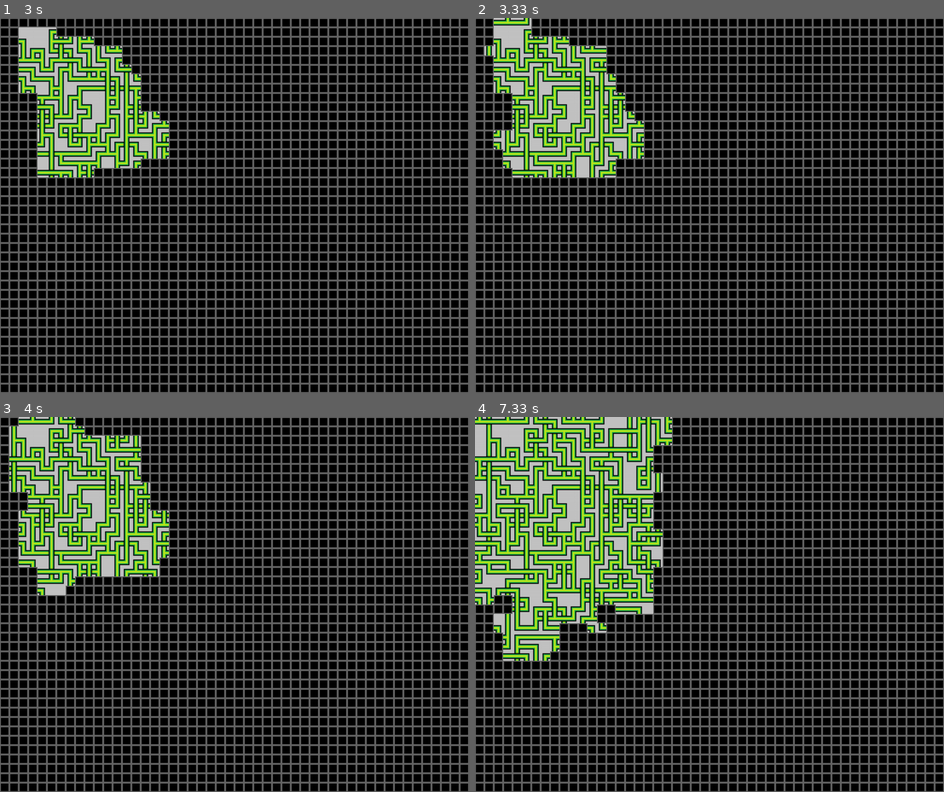
Above: before the commit, frames 1-4 (two rows, left to right).
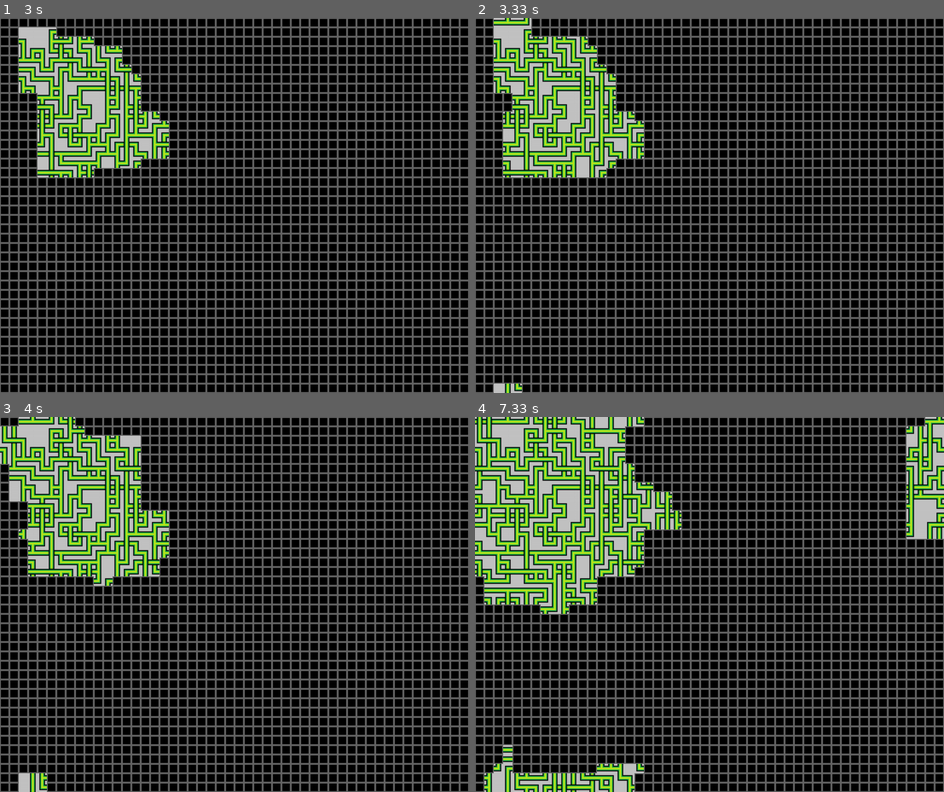
Above: after the commit, the same moments.

Repository: DatHydroGuy/CodingTrain
Game: pygame game, started from Python/wave_function_collapse/main.py
Same seed, same stepped clock (60 frames per second), same inputs: the game is played once before the commit and once after it.
Inputs:
- Up to frame 1 (3 s): no input
- Up to frame 2 (3.33 s): no input
- Up to frame 3 (4 s): no input
- Up to frame 4 (7.33 s): no input

Frame 1 is identical in both runs. In frame 2, 0.8% of the frame differs, in the area x 2-32%, y 5-100%; in frame 3, 2.0%; in frame 4, 13%, in the area x 0-100%, y 0-100%.

Commit message:
Another refactor and added ability to allow output to wrap-around at the edges.

Diff:
--- a/Python/wave_function_collapse/grid.py
+++ b/Python/wave_function_collapse/grid.py
@@ -14,9 +14,8 @@
         self.num_tiles = len(self.tile_set.tiles)
         self.tile_size = tile_set.tile_size
         self.scaling = scaling
-        # self.draw_size = (self.tile_size[0] * self.scaling, self.tile_size[1] * self.scaling)
         self.draw_size = (self.tile_size[0], self.tile_size[1])
-        # self.max_manhattan = width_in_cells + height_in_cells - 1
+        self.wrap = wrap
 
         # Optimise grid structure with numpy arrays
         # -1 indicates not collapsed (no tile assigned)
@@ -57,9 +56,6 @@
                 success = False
                 continue
 
-            # # ensure invalid tile value is not in the entropy list we're about to restore
-            # old_grid[y_index][x_index]['entropy'] = [n for n in old_grid[y_index][x_index]['entropy'] if n != tile_id]
-
             # restore last good grid
             self.tiles = old_tiles.copy()
             self.entropy = old_entropy.copy()
@@ -105,9 +101,16 @@
             for direction_number, (y_diff, x_diff) in enumerate(self.directions):
                 neighbour_y, neighbour_x = current_y + y_diff, current_x + x_diff
 
-                # Skip if outside bounds
-                if not (0 <= neighbour_y < self.height_in_cells and 0 <= neighbour_x < self.width_in_cells):
-                    continue
+                if self.wrap:
+                    if neighbour_x == self.width_in_cells:
+                        neighbour_x = 0
+
+                    if neighbour_y >= self.height_in_cells:
+                        neighbour_y = 0
+                else:
+                    # Skip if outside bounds
+                    if not (0 <= neighbour_y < self.height_in_cells and 0 <= neighbour_x < self.width_in_cells):
+                        continue
 
                 # If current cell is collapsed, remove incompatible neighbours
                 if current_tile != -1:
@@ -117,26 +120,8 @@
                     # If neighbour isn't collapsed yet
                     if self.tiles[neighbour_y, neighbour_x] == -1:
                         # Remove illegal options
-                        changed = False
-                        for illegal in illegals:
-                            if self.entropy[neighbour_y, neighbour_x, illegal]:
-                                self.entropy[neighbour_y, neighbour_x, illegal] = False
-                                changed = True
-
-                        # If changes were made, check for contradictions and add to queue
-                        if changed:
-                            # Check if this cell still has valid options
-                            if not np.any(self.entropy[neighbour_y, neighbour_x]):
-                                return False  # Contradiction
-
-                            # If only one option left, collapse it
-                            if np.sum(self.entropy[neighbour_y, neighbour_x]) == 1:
-                                tile_id = np.where(self.entropy[neighbour_y, neighbour_x])[0][0]
-                                self.tiles[neighbour_y, neighbour_x] = tile_id
-
-                            # Add neighbour to queue
-                            if (neighbour_y, neighbour_x) not in processed:
-                                queue.append((neighbour_y, neighbour_x))
+                        if not self.apply_constraints(neighbour_x, neighbour_y, illegals, queue, processed):
+                            return False
 
                 else:
                     # Current cell not collapsed, constrain based on possible valid tiles
@@ -156,27 +141,36 @@
                             common_illegals = set.intersection(*all_illegals)
 
                             # Apply constraints
-                            changed = False
-                            for illegal in common_illegals:
-                                if self.entropy[neighbour_y, neighbour_x, illegal]:
-                                    self.entropy[neighbour_y, neighbour_x, illegal] = False
-                                    changed = True
-
-                            # If changes were made, check for contradictions
-                            if changed:
-                                if not np.any(self.entropy[neighbour_y, neighbour_x]):
-                                    return False  # Contradiction
-
-                                # If only one option left, collapse it
-                                if np.sum(self.entropy[neighbour_y, neighbour_x]) == 1:
-                                    tile_id = np.where(self.entropy[neighbour_y, neighbour_x])[0][0]
-                                    self.tiles[neighbour_y, neighbour_x] = tile_id
-
-                                # Add to queue for further propagation
-                                if (neighbour_y, neighbour_x) not in processed:
-                                    queue.append((neighbour_y, neighbour_x))
+                            if not self.apply_constraints(neighbour_x, neighbour_y, common_illegals, queue, processed):
+                                return False
 
         return True  # No contradictions found
+
+    def apply_constraints(self, neighbour_x, neighbour_y, illegals, queue, processed):
+        changed = False
+
+        # Remove illegal neighbour options
+        for illegal in illegals:
+            if self.entropy[neighbour_y, neighbour_x, illegal]:
+                self.entropy[neighbour_y, neighbour_x, illegal] = False
+                changed = True
+
+        # If changes were made, check for contradictions and add to queue
+        if changed:
+            # Check if this cell still has valid options
+            if not np.any(self.entropy[neighbour_y, neighbour_x]):
+                return False  # Contradiction
+
+            # If only one option left, collapse it
+            if np.sum(self.entropy[neighbour_y, neighbour_x]) == 1:
+                tile_id = np.where(self.entropy[neighbour_y, neighbour_x])[0][0]
+                self.tiles[neighbour_y, neighbour_x] = tile_id
+
+            # Add neighbour to queue
+            if (neighbour_y, neighbour_x) not in processed:
+                queue.append((neighbour_y, neighbour_x))
+
+        return True
 
     def get_lowest_entropy_cell(self):
 
--- a/Python/wave_function_collapse/main.py
+++ b/Python/wave_function_collapse/main.py
@@ -11,7 +11,7 @@
     tile_set = TileSet(r'tilesets\knots', colour_tolerance=10, match_ratio=0.9, max_mismatch_run=1)
     horizonal_cells = window_size[0] // (default_tile_scaling * tile_set.tile_size[1])
     vertical_cells = window_size[1] // (default_tile_scaling * tile_set.tile_size[0])
-    grid = Grid(window_size, tile_set, horizonal_cells, vertical_cells, scaling=default_tile_scaling)
+    grid = Grid(window_size, tile_set, horizonal_cells, vertical_cells, scaling=default_tile_scaling, wrap=True)
 
     pygame.init()
 
